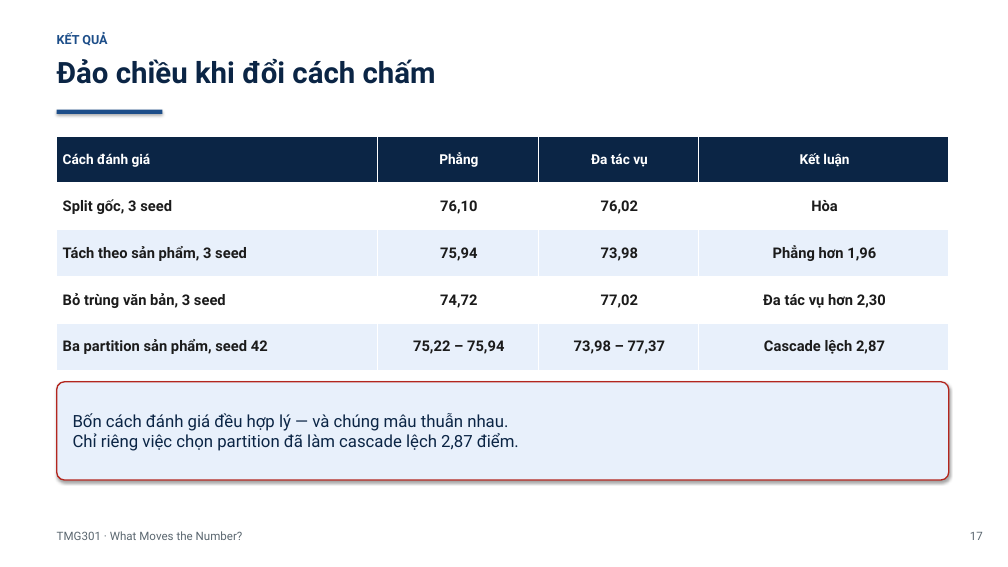
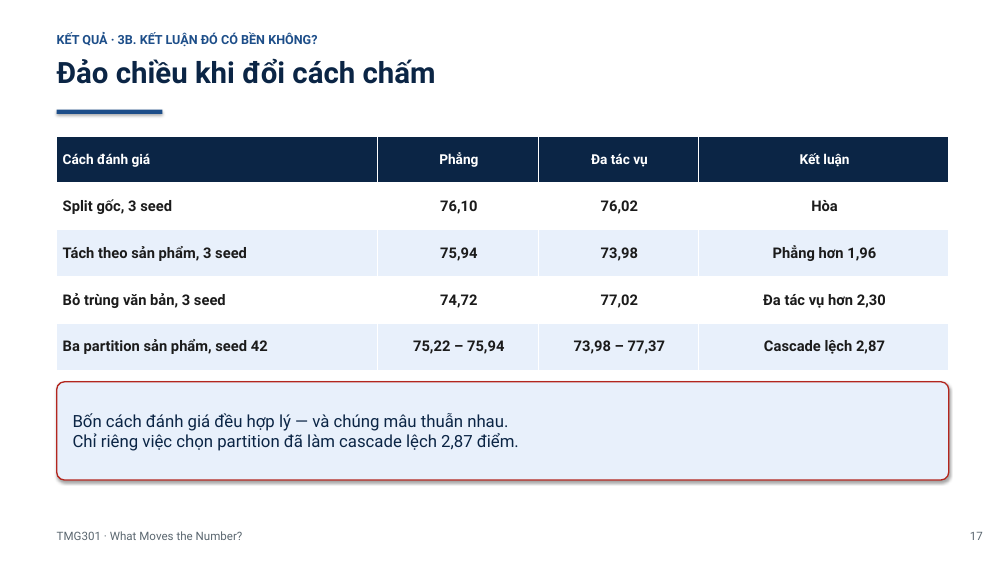
Before and after one commit to PhanBaSongToan/what-moves-the-number, a slide deck: slide 18 of slides/TMG301_What_Moves_the_Number.pptx. Drawn at 1008x567 pixels with LibreOffice and Linux fonts; fonts in the diff are those of the drawing. Boxes give left, top, right and bottom in pixels: in the first picture for what was removed or moved away, otherwise in the second. Text is boxed around its words. In the diff, an @@ line names an element or a change of style, - is before the commit and + after.

Commit message:
Deck: number the guiding question on every results slide
Each slide now carries 'Kết quả · 3. Nếu không phải kiến trúc, vậy cái gì?'
so the thread from reproduction to limitation is visible on the slide itself.

```diff
--- a/slides/TMG301_What_Moves_the_Number.pptx
+++ b/slides/TMG301_What_Moves_the_Number.pptx
@@ text at <box>57,32,317,46</box>: text changed @@
-KẾT QUẢ
+KẾT QUẢ · 3B. KẾT LUẬN ĐÓ CÓ BỀN KHÔNG?
```
Also in this commit, not shown: 10 other slides changed, 1 other file.
